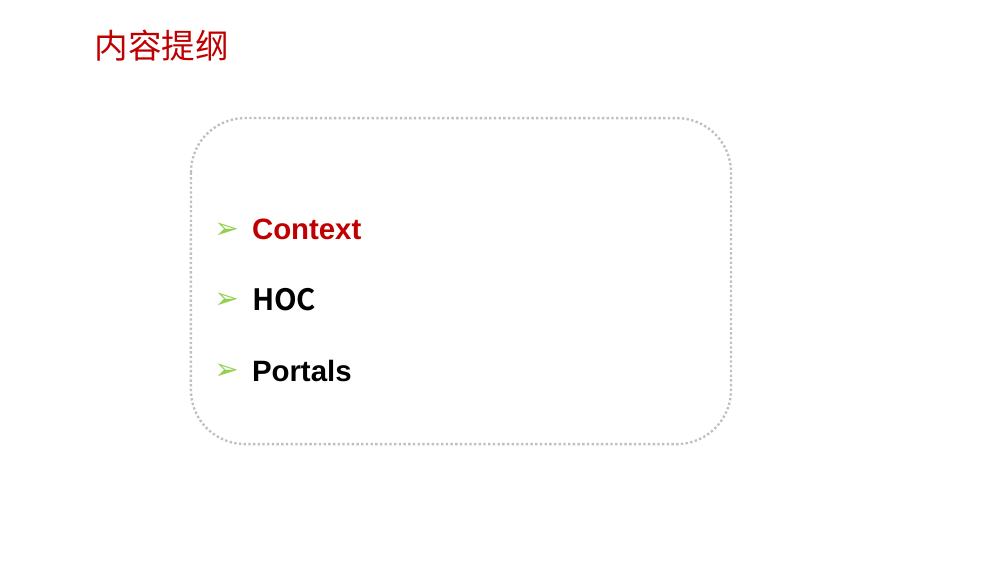
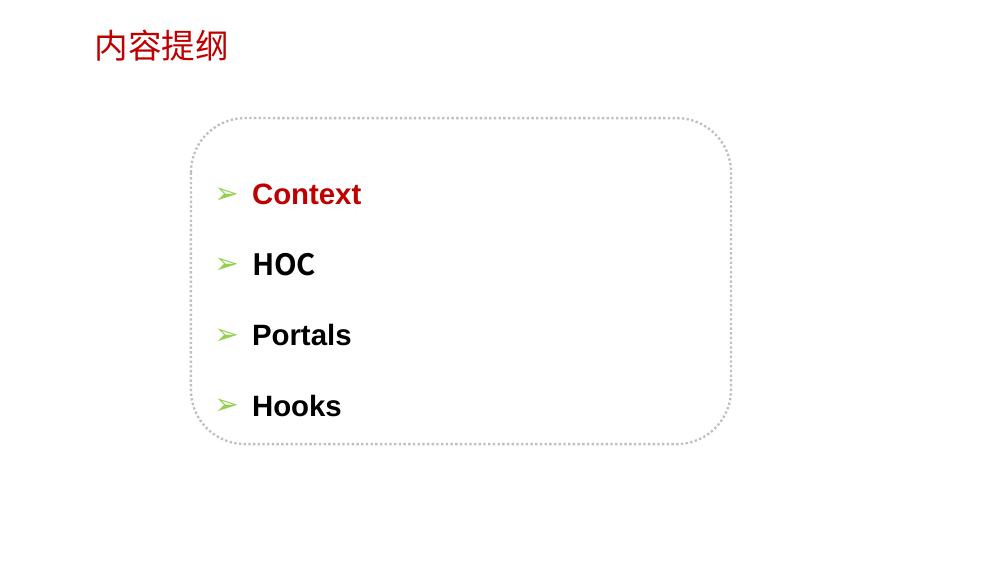
Before and after one commit to edu2act/course-react, a slide deck: slide 2 of materials/slides/ch04-Advanced Guides.pptx. Drawn at 1008x567 pixels with LibreOffice and Linux fonts; fonts in the diff are those of the drawing; background and template pictures are left out. Boxes give left, top, right and bottom in pixels: in the first picture for what was removed or moved away, otherwise in the second. Text is boxed around its words. In the diff, an @@ line names an element or a change of style, - is before the commit and + after.

Commit message:
add umi and hooks

```diff
--- a/materials/slides/ch04-Advanced Guides.pptx
+++ b/materials/slides/ch04-Advanced Guides.pptx
@@ text in rounded rectangle at (252, 394, 342, 417): paragraph added @@
+➢ Hooks
```
Also in this commit, not shown: 2 other slides changed, 1 slide added, 53 other files.
